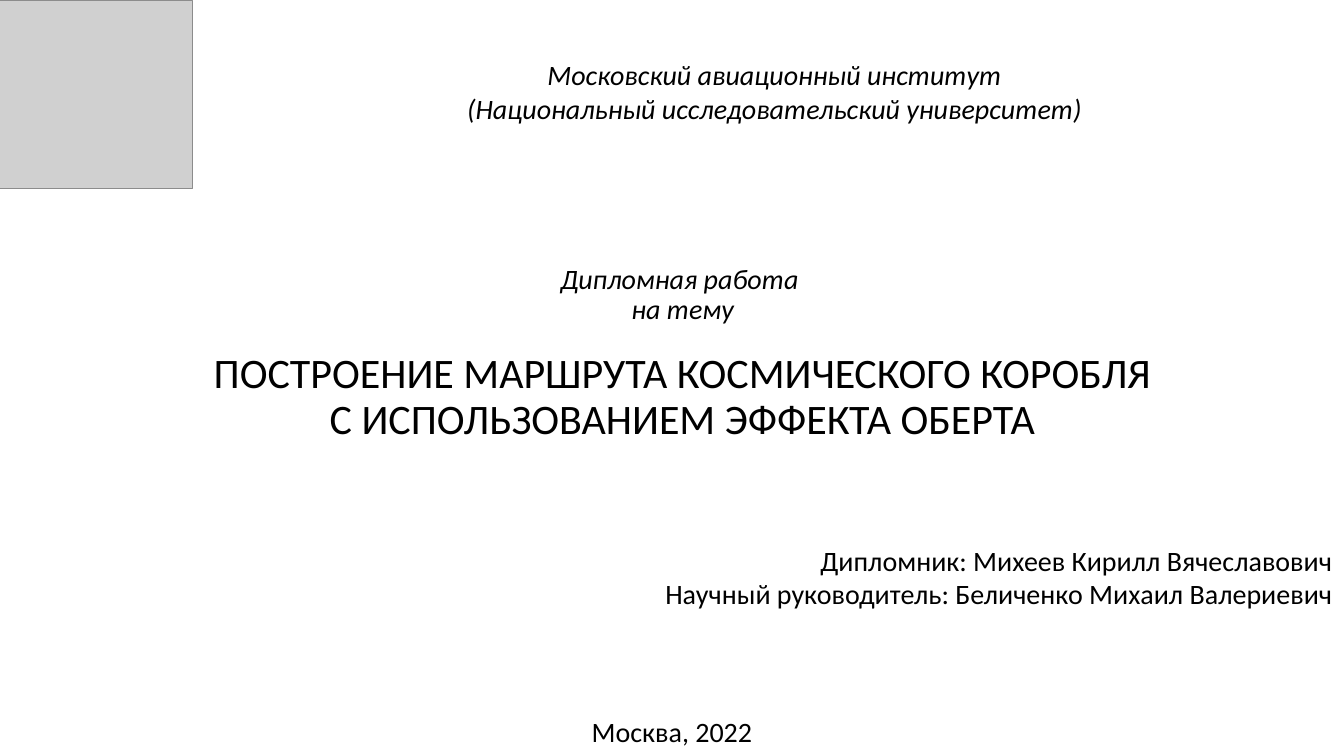
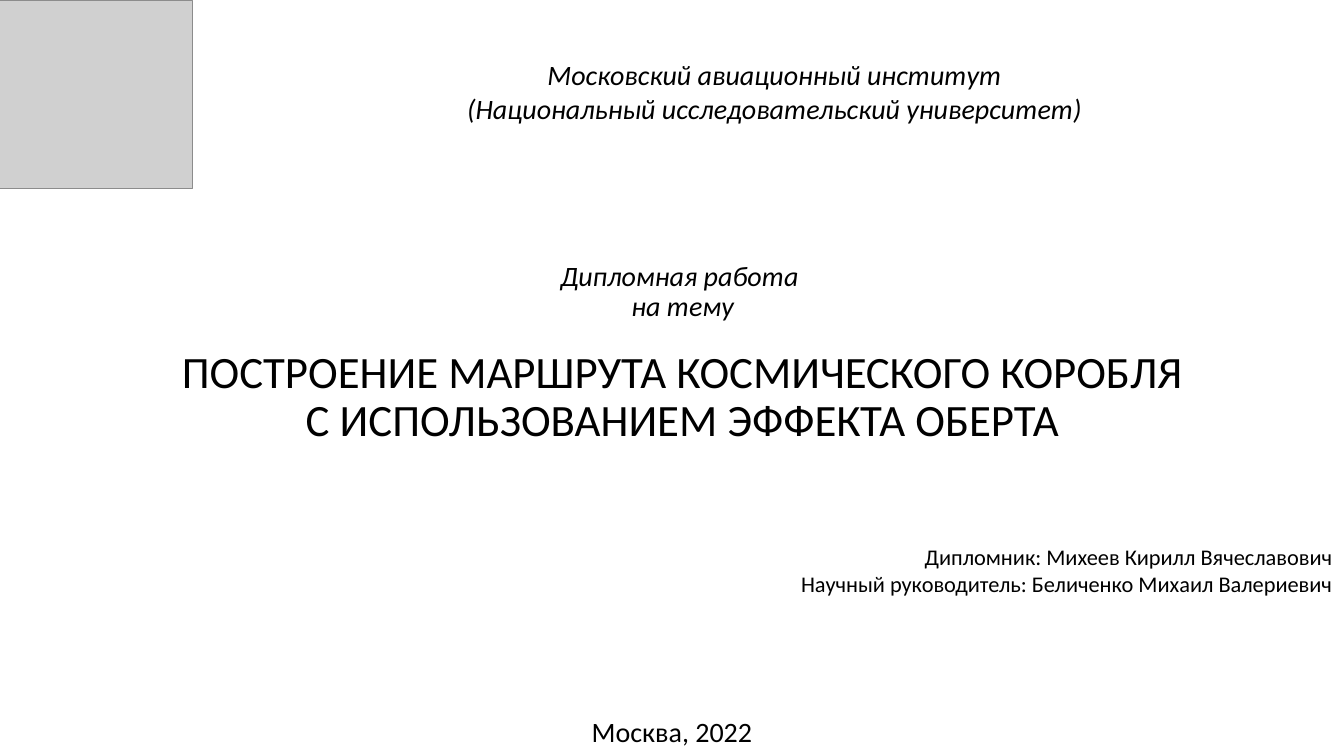
Before and after one commit to Milirik/diploma, a slide deck: slide 1 of Mikheev-K_V.pptx. Drawn at 1344x756 pixels with LibreOffice and Linux fonts; fonts in the diff are those of the drawing; grey boxes stand for pictures. Boxes give left, top, right and bottom in pixels: in the first picture for what was removed or moved away, otherwise in the second. Text is boxed around its words. In the diff, an @@ line names an element or a change of style, - is before the commit and + after.

```diff
--- a/Mikheev-K_V.pptx
+++ b/Mikheev-K_V.pptx
@@ title "Дипломная работа на тему ПОСТРОЕНИЕ ..." at [182,267,1182,437]: size 30 to 32 pt in "ПОСТРОЕНИЕ МАРШРУТА КОСМИЧЕСКОГО КОРОБЛЯ С ИСПОЛЬЗОВАНИЕМ ЭФ ..." @@
@@ text "Дипломник: Михеев Кирилл Вячеславович" at [801,550,1333,596]: size 20 to 16 pt @@
```
Also in this commit, not shown: 1 other slide changed, 11 slides added, 19 slides removed, 2 other files.
